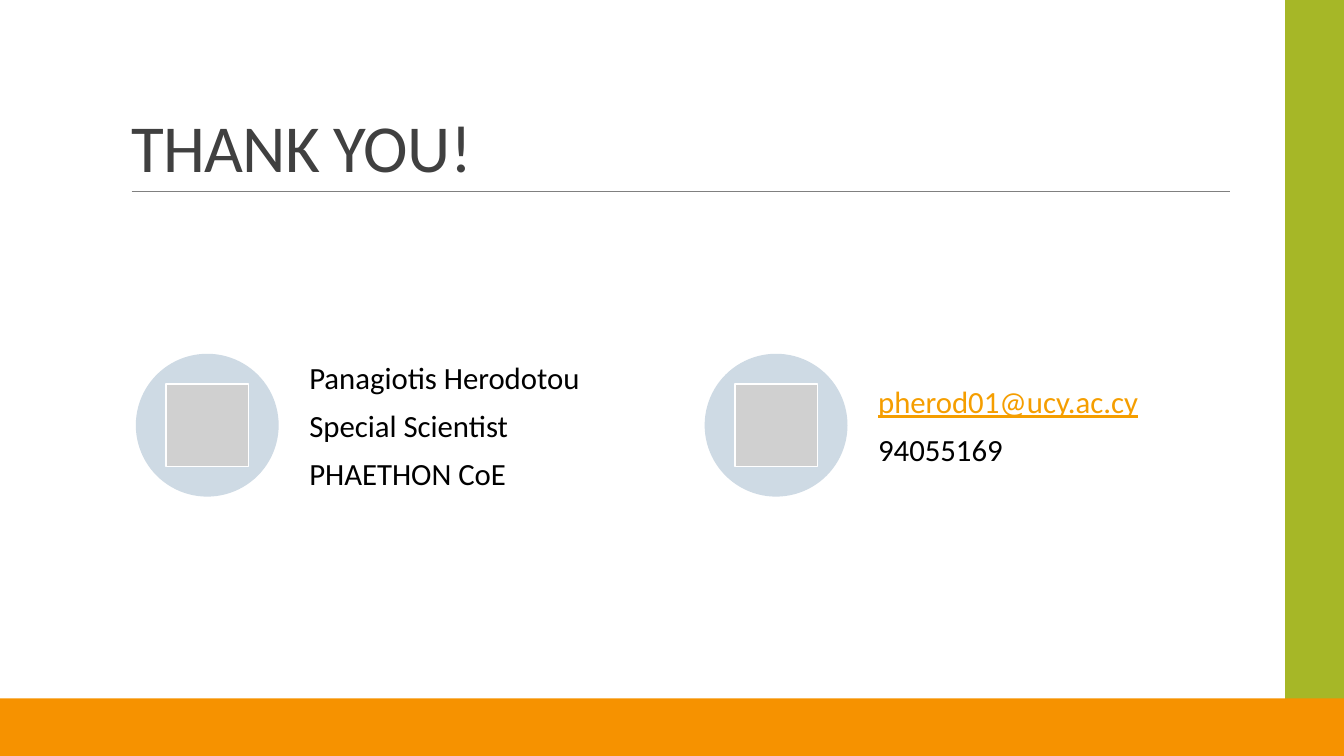
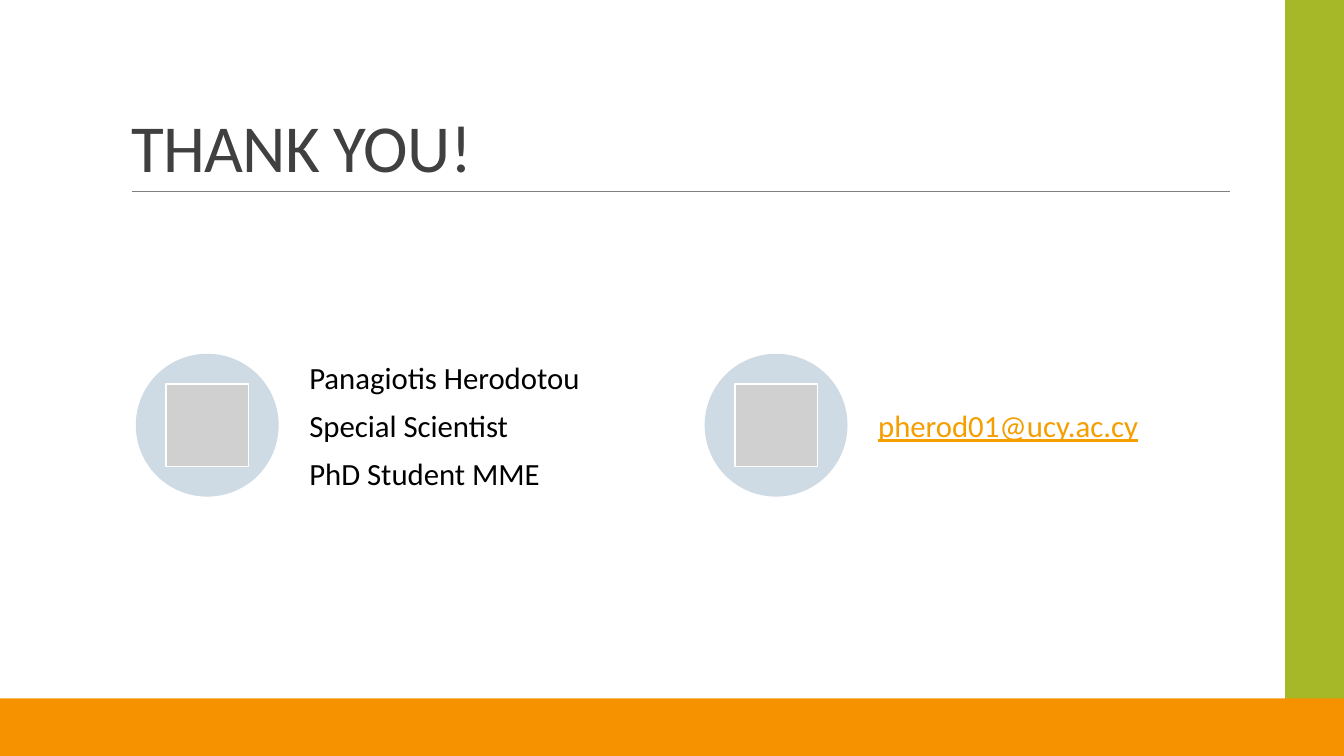
Before and after one commit to Panos1992/Intro_to_python_2025, a slide deck: slide 9 of L0_Introduction.pptx. Drawn at 1344x756 pixels with LibreOffice and Linux fonts; fonts in the diff are those of the drawing; grey boxes stand for pictures; background and template pictures are left out. Boxes give left, top, right and bottom in pixels: in the first picture for what was removed or moved away, otherwise in the second. Text is boxed around its words. In the diff, an @@ line names an element or a change of style, - is before the commit and + after.

```diff
--- a/L0_Introduction.pptx
+++ b/L0_Introduction.pptx
@@ text at [878, 440, 1003, 462]: paragraph removed @@
-94055169
@@ text at [309, 463, 540, 486]: text changed @@
-PHAETHON CoE
+PhD Student MME
```
Also in this commit, not shown: 3 other slides changed.
